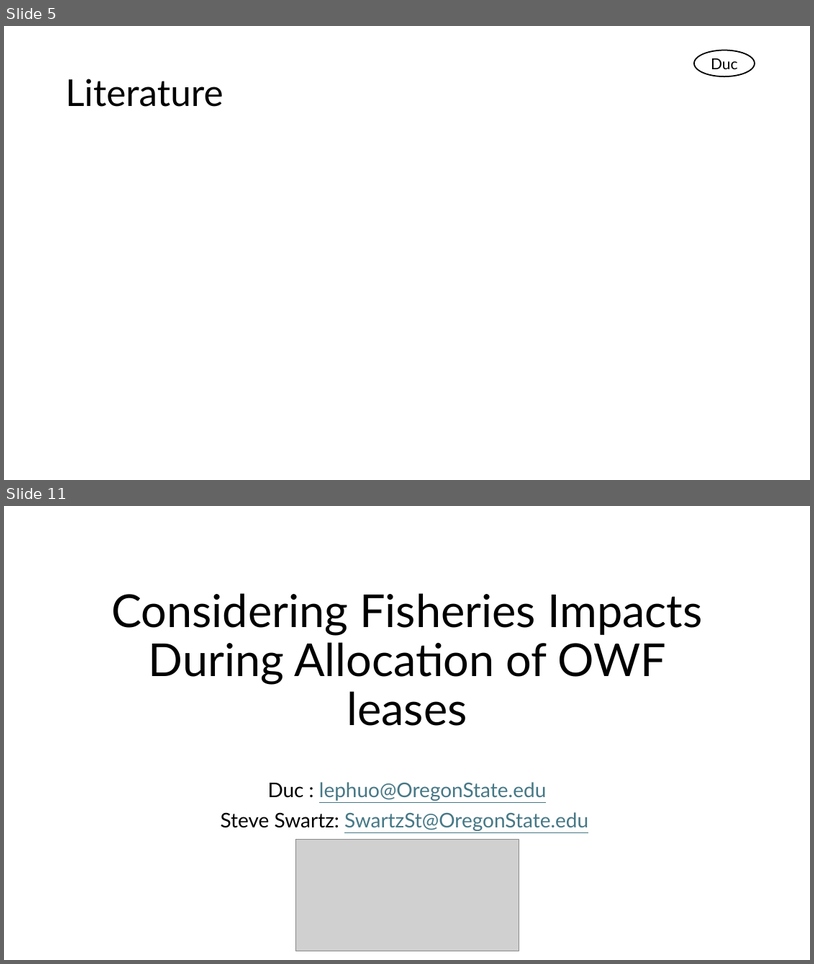
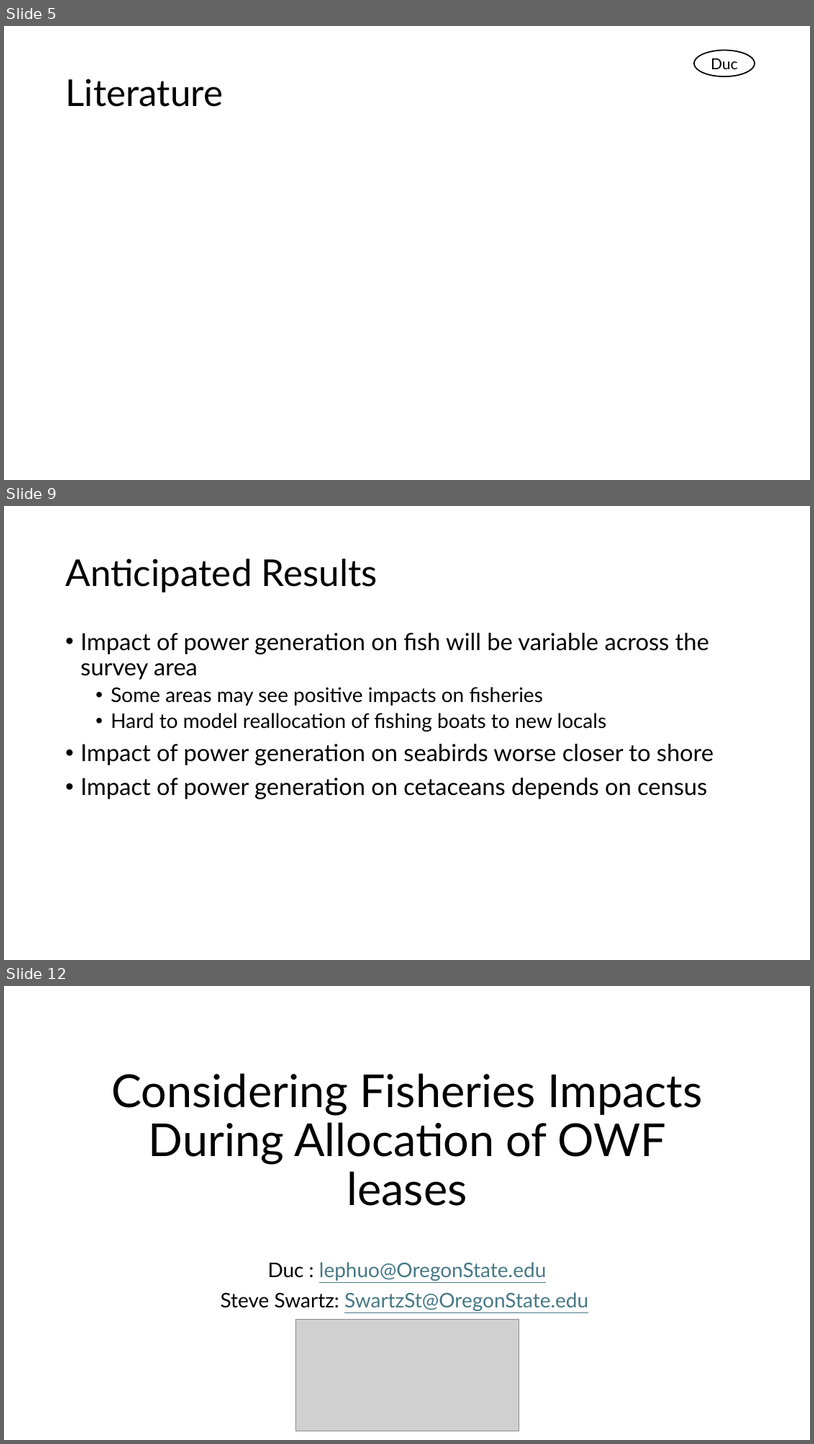
Before and after one commit to Duc1e/Wind-Turbine-Project-GEOG563, a slide deck: Documents/May Presentation.pptx. Shown one above the other, each under a label of ours: slides 5 and 11 before the commit, slides 5, 9 and 12 after it; the slides between them are not shown. The pictures are 814x964 and 814x1444 pixels, drawn with LibreOffice and Linux fonts; fonts in the diff are those of the drawing; grey boxes stand for pictures. Boxes give left, top, right and bottom in pixels: in the first picture for what was removed or moved away, otherwise in the second. Text is boxed around its words. In the diff, an @@ line names an element or a change of style, - is before the commit and + after.

```diff
--- a/Documents/May Presentation.pptx
+++ b/Documents/May Presentation.pptx
@@ slide 9 added at (4,506,810,960), background #FFFFFF @@
@@ title added at (65,559,378,592), 44 pt, text #000000 @@
+Anticipated Results
@@ text added at (80,633,714,799), 28 pt, text #000000 @@
+• Impact of power generation on fish will be variable across the survey area
+  • Some areas may see positive impacts on fisheries
+  • Hard to model reallocation of fishing boats to new locals
+• Impact of power generation on seabirds worse closer to shore
+• Impact of power generation on cetaceans depends on census
@@ what was slide 11 is now slide 12 @@
```
Also in this commit, not shown: 5 other slides added, 5 slides removed.
